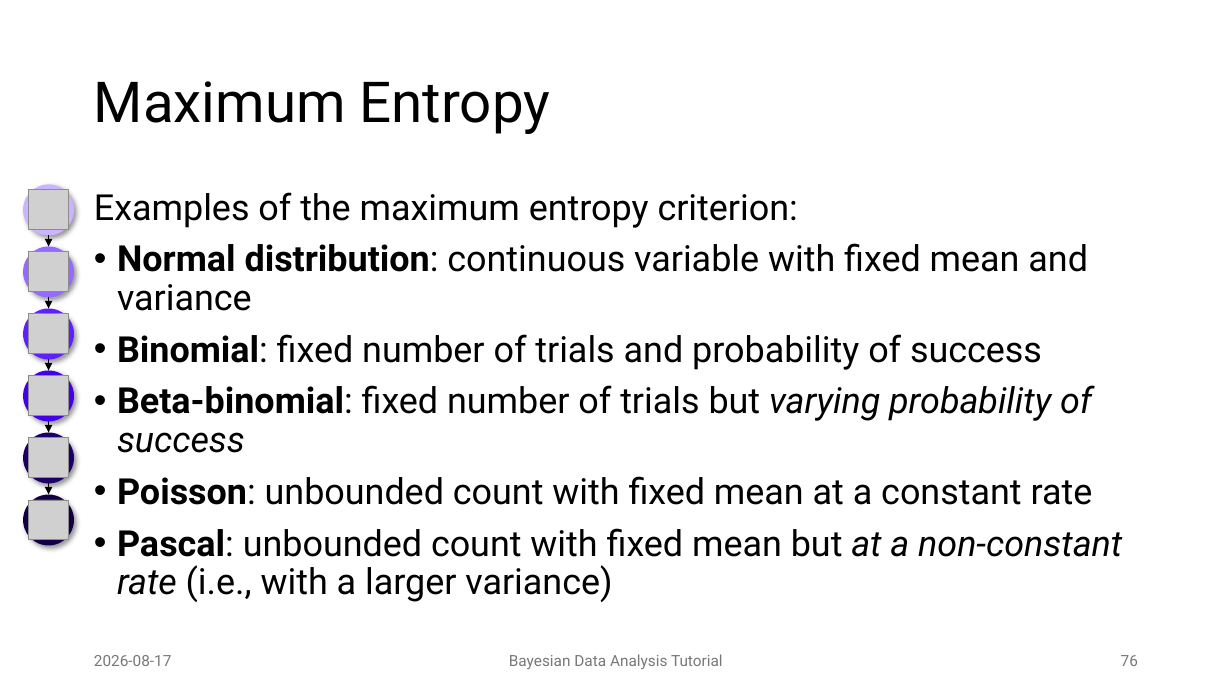
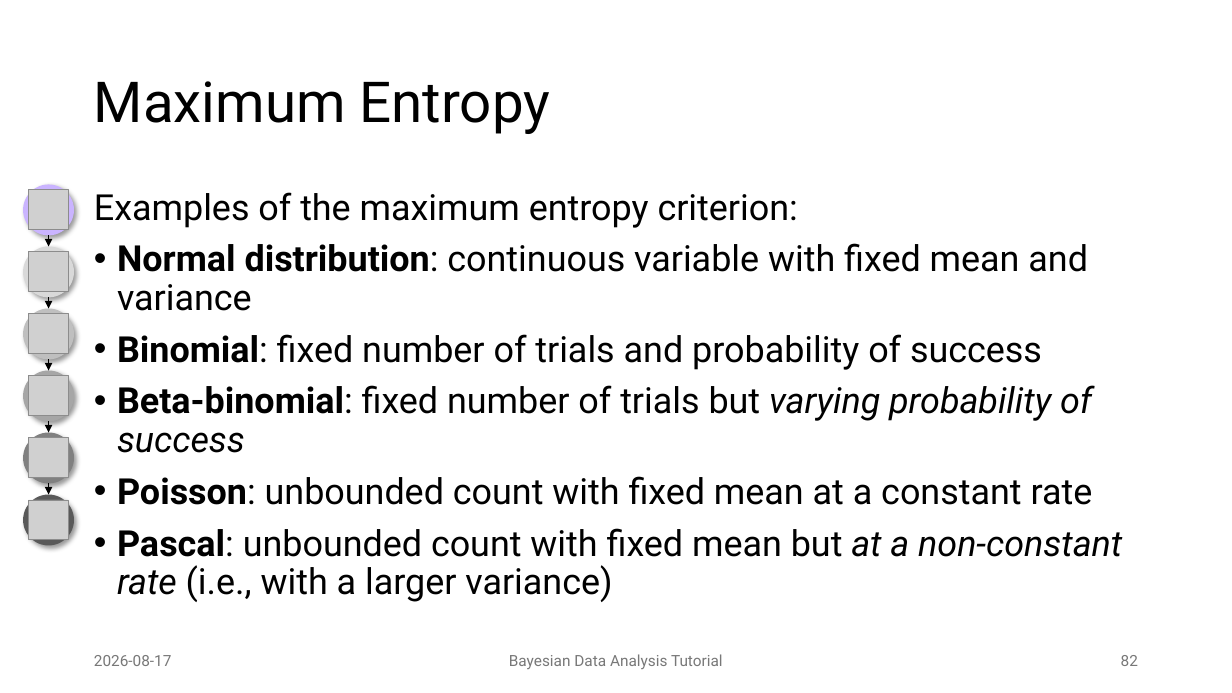
Before and after one commit to JulianFrattini/bda-intro, a slide deck: slide 82 of slides/presentations/2026-08-17-tutorial-reconf.pptx (slide 76 before the commit). Drawn at 1232x693 pixels with LibreOffice and Linux fonts; fonts in the diff are those of the drawing; grey boxes stand for pictures; background and template pictures are left out. Boxes give left, top, right and bottom in pixels: in the first picture for what was removed or moved away, otherwise in the second. Text is boxed around its words. In the diff, an @@ line names an element or a change of style, - is before the commit and + after.

```diff
--- a/slides/presentations/2026-08-17-tutorial-reconf.pptx
+++ b/slides/presentations/2026-08-17-tutorial-reconf.pptx
@@ ellipse at box(23, 247, 74, 298): fill #946AFF to #D9D9D9 @@
@@ ellipse at box(23, 309, 74, 360): fill #5F1FFF to #BFBFBF @@
@@ ellipse at box(23, 371, 74, 421): fill #4300EA to #A6A6A6 @@
@@ ellipse at box(23, 433, 74, 483): fill #1D0067 to #808080 @@
@@ ellipse at box(23, 494, 74, 545): fill #140044 to #595959 @@
@@ page number at box(1121, 655, 1138, 666): text changed @@
-76
+82
```
Also in this commit, not shown: 13 other slides changed, 9 slides added.
